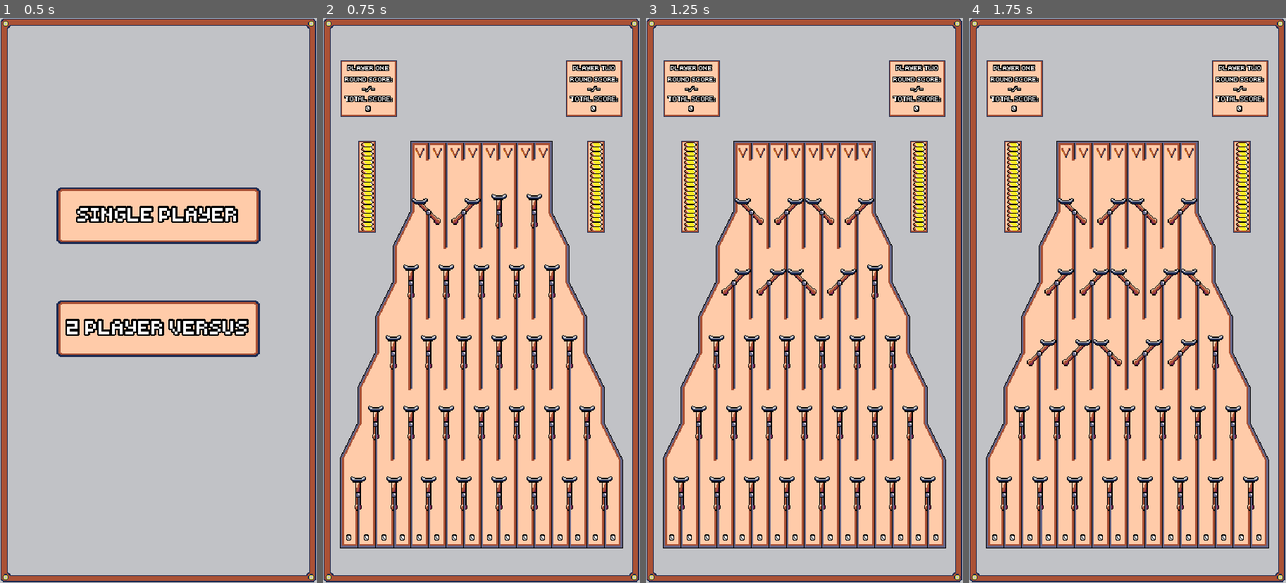
Above: before the commit, frames 1-4 (left to right).
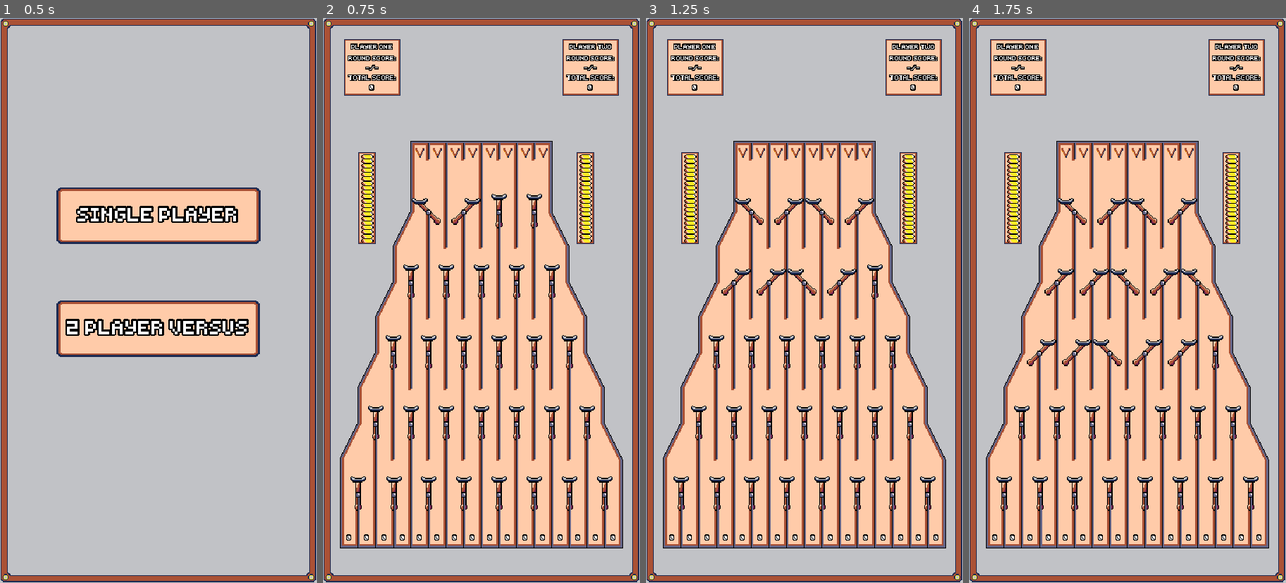
Above: after the commit, the same moments.

Repository: nico-bebop/Coin-Drop
Game: Godot game, scene res://menu/main_menu.tscn
The game is run twice, just before and just after one commit, with the same random seed, the same clock (stepped at 60 frames per second) and the same inputs.
Inputs (mouse positions are in pixels of both pictures, inside the frame that each line leads up to):
- Up to frame 1 (0.5 s): no input
- Up to frame 2 (0.75 s): click "2 PLAYER VERSUS" at 0.5 s
- Up to frame 3 (1.25 s): no input
- Up to frame 4 (1.75 s): move the mouse to (1064, 153) at 1.27 s; click (1064, 153) at 1.35 s

Frame 1 is identical in both runs. In frame 2, 5.9% of the frame differs, in the area x 5-95%, y 3-40%; in frame 3, 5.9%; in frame 4, 5.9%.

Commit message:
Versus mode code refactor (pre single player mode)

Diff:
--- a/board/board.gd
+++ b/board/board.gd
@@ -1,14 +1,19 @@
 extends Node2D
 
 const GameOver = preload("res://board/ui/game_over.tscn")
+const SinglePlayer = preload("res://board/turn_system/single_player.tscn")
+const Versus = preload("res://board/turn_system/versus.tscn")
 
 onready var coins = $Coins
+onready var turn_system = $TurnSystem
 
 signal board_ready
 
 
 func _ready():
+	set_game_mode()
 	randomize()
+
 	for switch in get_tree().get_nodes_in_group(Globals.GROUP_SWITCHES):
 		switch.set_random_position()
 		yield(switch.get("animation_player"), "animation_finished")
@@ -16,6 +21,15 @@
 	throw_random_coins()
 	yield(coins, "no_moving_coins")
 	emit_signal("board_ready")
+
+
+func set_game_mode():
+	match Globals.game_mode:
+		Globals.GameModes.SINGLE_PLAYER:
+			turn_system.current_system = SinglePlayer.instance()
+		Globals.GameModes.VERSUS:
+			turn_system.current_system = Versus.instance()
+	turn_system.add_child(turn_system.current_system)
 
 
 func throw_random_coins():
@@ -26,8 +40,8 @@
 		yield(get_tree().create_timer(0.2), "timeout")
 
 
-func _on_TurnSystem_game_over(players):
+func _on_TurnSystem_game_over(message):
 	var game_over = GameOver.instance()
 	add_child(game_over)
-	game_over.check_winner(players[0], players[1])
+	game_over.dialog_text = message
 	game_over.popup_centered()
--- a/board/board.tscn
+++ b/board/board.tscn
@@ -1,13 +1,12 @@
-[gd_scene load_steps=17 format=2]
+[gd_scene load_steps=16 format=2]
 
 [ext_resource path="res://assets/fonts/font_material.tres" type="Material" id=1]
 [ext_resource path="res://board/interactive_parts/upper_slots.tscn" type="PackedScene" id=2]
 [ext_resource path="res://board/fixed_parts/bottom_slots.tscn" type="PackedScene" id=3]
-[ext_resource path="res://board/ui/player.tscn" type="PackedScene" id=4]
 [ext_resource path="res://board/moving_parts/switch.tscn" type="PackedScene" id=5]
 [ext_resource path="res://board/board.gd" type="Script" id=7]
 [ext_resource path="res://assets/sprites/game/board.png" type="Texture" id=8]
-[ext_resource path="res://board/ui/turn_system.gd" type="Script" id=10]
+[ext_resource path="res://board/turn_system/turn_system.gd" type="Script" id=10]
 [ext_resource path="res://assets/sprites/ui/background.png" type="Texture" id=11]
 [ext_resource path="res://assets/sprites/ui/transition_background.png" type="Texture" id=12]
 [ext_resource path="res://assets/fonts/tinypixel.otf" type="DynamicFontData" id=13]
@@ -274,76 +273,14 @@
 margin_bottom = 40.0
 script = ExtResource( 10 )
 
-[node name="Player1" parent="TurnSystem" instance=ExtResource( 4 )]
-margin_left = 24.0
-margin_top = 24.0
-margin_right = 88.0
-margin_bottom = 88.0
-player_name = "PLAYER ONE"
-
-[node name="Scoreboard" parent="TurnSystem/Player1" index="0"]
-position = Vector2( 28, 56 )
-
-[node name="PlayerName" parent="TurnSystem/Player1" index="2"]
-margin_left = -2.0
-margin_top = 26.0
-margin_right = 58.0
-margin_bottom = 40.0
-
-[node name="Score" parent="TurnSystem/Player1" index="3"]
-margin_left = -2.0
-margin_top = 40.0
-margin_right = 58.0
-margin_bottom = 86.0
-
-[node name="CoinMeter" parent="TurnSystem/Player1" index="4"]
-margin_top = 115.0
-margin_bottom = 219.0
-
-[node name="Player2" parent="TurnSystem" instance=ExtResource( 4 )]
-margin_left = 272.0
-margin_top = 24.0
-margin_right = 336.0
-margin_bottom = 88.0
-player_name = "PLAYER TWO"
-
-[node name="Scoreboard" parent="TurnSystem/Player2" index="0"]
-position = Vector2( 36, 56 )
-
-[node name="PlayerName" parent="TurnSystem/Player2" index="2"]
-margin_left = 6.0
-margin_top = 26.0
-margin_right = 66.0
-margin_bottom = 40.0
-
-[node name="Score" parent="TurnSystem/Player2" index="3"]
-margin_left = 6.0
-margin_top = 40.0
-margin_right = 66.0
-margin_bottom = 86.0
-
-[node name="CoinMeter" parent="TurnSystem/Player2" index="4"]
-margin_left = 28.0
-margin_top = 115.0
-margin_right = 48.0
-margin_bottom = 219.0
-
 [connection signal="board_ready" from="." to="UpperSlots" method="_on_Board_board_ready"]
 [connection signal="board_ready" from="." to="BottomSlots" method="_on_Board_board_ready"]
 [connection signal="board_ready" from="." to="RoundTransition" method="_on_Board_board_ready"]
 [connection signal="board_ready" from="." to="TurnSystem" method="_on_Board_board_ready"]
-[connection signal="board_ready" from="." to="TurnSystem/Player1" method="_on_Board_board_ready"]
-[connection signal="board_ready" from="." to="TurnSystem/Player2" method="_on_Board_board_ready"]
-[connection signal="update_score" from="BottomSlots" to="TurnSystem/Player1" method="_on_BottomSlots_update_score"]
-[connection signal="update_score" from="BottomSlots" to="TurnSystem/Player2" method="_on_BottomSlots_update_score"]
+[connection signal="update_score" from="BottomSlots" to="TurnSystem" method="_on_BottomSlots_update_score"]
 [connection signal="no_moving_coins" from="Coins" to="TurnSystem" method="_on_Coins_no_moving_coins"]
 [connection signal="game_over" from="TurnSystem" to="." method="_on_TurnSystem_game_over"]
 [connection signal="game_over" from="TurnSystem" to="UpperSlots" method="_on_TurnSystem_game_over"]
 [connection signal="round_ended" from="TurnSystem" to="BottomSlots" method="_on_TurnSystem_round_ended"]
 [connection signal="round_ended" from="TurnSystem" to="RoundTransition" method="_on_TurnSystem_round_ended"]
-[connection signal="round_ended" from="TurnSystem" to="TurnSystem/Player1" method="_on_TurnSystem_round_ended"]
-[connection signal="round_ended" from="TurnSystem" to="TurnSystem/Player2" method="_on_TurnSystem_round_ended"]
 [connection signal="turn_ready" from="TurnSystem" to="UpperSlots" method="_on_TurnSystem_turn_ready"]
-
-[editable path="TurnSystem/Player1"]
-[editable path="TurnSystem/Player2"]
--- a/board/fixed_parts/bottom_slots.gd
+++ b/board/fixed_parts/bottom_slots.gd
@@ -1,6 +1,6 @@
 extends Node2D
 
-signal update_score
+signal update_score(value)
 
 
 func _on_Board_board_ready():
@@ -11,7 +11,7 @@
 	update_slots_score(current_round)
 
 
-func _on_ScoreSlot_add_score(value):
+func _on_ScoreSlot_coin_scored(value):
 	emit_signal("update_score", value)
 
 
--- a/board/fixed_parts/bottom_slots.tscn
+++ b/board/fixed_parts/bottom_slots.tscn
@@ -70,19 +70,19 @@
 position = Vector2( 300, 0 )
 scores = [ 2, 34, 9, 64 ]
 
-[connection signal="add_score" from="ScoreSlot1" to="." method="_on_ScoreSlot_add_score"]
-[connection signal="add_score" from="ScoreSlot2" to="." method="_on_ScoreSlot_add_score"]
-[connection signal="add_score" from="ScoreSlot3" to="." method="_on_ScoreSlot_add_score"]
-[connection signal="add_score" from="ScoreSlot4" to="." method="_on_ScoreSlot_add_score"]
-[connection signal="add_score" from="ScoreSlot5" to="." method="_on_ScoreSlot_add_score"]
-[connection signal="add_score" from="ScoreSlot6" to="." method="_on_ScoreSlot_add_score"]
-[connection signal="add_score" from="ScoreSlot7" to="." method="_on_ScoreSlot_add_score"]
-[connection signal="add_score" from="ScoreSlot8" to="." method="_on_ScoreSlot_add_score"]
-[connection signal="add_score" from="ScoreSlot9" to="." method="_on_ScoreSlot_add_score"]
-[connection signal="add_score" from="ScoreSlot10" to="." method="_on_ScoreSlot_add_score"]
-[connection signal="add_score" from="ScoreSlot11" to="." method="_on_ScoreSlot_add_score"]
-[connection signal="add_score" from="ScoreSlot12" to="." method="_on_ScoreSlot_add_score"]
-[connection signal="add_score" from="ScoreSlot13" to="." method="_on_ScoreSlot_add_score"]
-[connection signal="add_score" from="ScoreSlot14" to="." method="_on_ScoreSlot_add_score"]
-[connection signal="add_score" from="ScoreSlot15" to="." method="_on_ScoreSlot_add_score"]
-[connection signal="add_score" from="ScoreSlot16" to="." method="_on_ScoreSlot_add_score"]
+[connection signal="coin_scored" from="ScoreSlot1" to="." method="_on_ScoreSlot_coin_scored"]
+[connection signal="coin_scored" from="ScoreSlot2" to="." method="_on_ScoreSlot_coin_scored"]
+[connection signal="coin_scored" from="ScoreSlot3" to="." method="_on_ScoreSlot_coin_scored"]
+[connection signal="coin_scored" from="ScoreSlot4" to="." method="_on_ScoreSlot_coin_scored"]
+[connection signal="coin_scored" from="ScoreSlot5" to="." method="_on_ScoreSlot_coin_scored"]
+[connection signal="coin_scored" from="ScoreSlot6" to="." method="_on_ScoreSlot_coin_scored"]
+[connection signal="coin_scored" from="ScoreSlot7" to="." method="_on_ScoreSlot_coin_scored"]
+[connection signal="coin_scored" from="ScoreSlot8" to="." method="_on_ScoreSlot_coin_scored"]
+[connection signal="coin_scored" from="ScoreSlot9" to="." method="_on_ScoreSlot_coin_scored"]
+[connection signal="coin_scored" from="ScoreSlot10" to="." method="_on_ScoreSlot_coin_scored"]
+[connection signal="coin_scored" from="ScoreSlot11" to="." method="_on_ScoreSlot_coin_scored"]
+[connection signal="coin_scored" from="ScoreSlot12" to="." method="_on_ScoreSlot_coin_scored"]
+[connection signal="coin_scored" from="ScoreSlot13" to="." method="_on_ScoreSlot_coin_scored"]
+[connection signal="coin_scored" from="ScoreSlot14" to="." method="_on_ScoreSlot_coin_scored"]
+[connection signal="coin_scored" from="ScoreSlot15" to="." method="_on_ScoreSlot_coin_scored"]
+[connection signal="coin_scored" from="ScoreSlot16" to="." method="_on_ScoreSlot_coin_scored"]
--- a/board/fixed_parts/score_slot.gd
+++ b/board/fixed_parts/score_slot.gd
@@ -11,11 +11,11 @@
 onready var coin_score_audio = $CoinScoreAudio
 onready var confetti_effect = $Confetti
 
-signal add_score(value)
+signal coin_scored(score)
 
 
 func _on_ScoreSlot_body_entered(coin):
-	emit_signal("add_score", slot_score * coin.get("multiplier"))
+	emit_signal("coin_scored", slot_score * coin.get("multiplier"))
 	coin_score_audio.play()
 	confetti_effect.emitting = true
 	coin.queue_free()
--- a/board/globals.gd
+++ b/board/globals.gd
@@ -16,3 +16,7 @@
 const GROUP_SWITCHES = "Switches"
 const GROUP_SLOTS = "Slots"
 const GROUP_COINS = "Coins"
+const GROUP_PLAYERS = "Players"
+
+enum GameModes { SINGLE_PLAYER, VERSUS }
+var game_mode
--- a/board/ui/player.gd
+++ b/board/turn_system/player.gd
@@ -13,7 +13,7 @@
 onready var animation_player = $AnimationPlayer
 onready var coin_meter = $CoinMeter
 onready var score = $Score
-onready var turn_system = $".."
+onready var turn_system = get_parent()
 onready var tween = $Tween
 
 
@@ -21,11 +21,14 @@
 	$PlayerName.text = player_name
 
 
-func _on_Board_board_ready():
+func reset_scoreboard():
 	set_label_text()
 	empty_coin_meter()
 	yield(tween, "tween_completed")
-	set_max_coin_meter()
+
+	if turn_system.current_round != Globals.FINAL_ROUND:
+		update_coin_meter()
+		set_max_coin_meter()
 
 
 func set_label_text():
@@ -56,24 +59,13 @@
 	tween.start()
 
 
+func update_score(value):
+	total_score += value
+	round_score[turn_system.current_round] += value
+	set_label_text()
+	update_coin_meter()
+
+
 func set_active(value):
 	active = value
 	highlight_active_player()
-
-
-func _on_TurnSystem_round_ended(current_round):
-	set_label_text()
-	empty_coin_meter()
-	yield(tween, "tween_completed")
-
-	if current_round != Globals.FINAL_ROUND:
-		update_coin_meter()
-		set_max_coin_meter()
-
-
-func _on_BottomSlots_update_score(value):
-	if turn_system.current_turn == self:
-		total_score += value
-		round_score[turn_system.current_round] += value
-		set_label_text()
-		update_coin_meter()
--- a/board/ui/player.tscn
+++ b/board/turn_system/player.tscn
@@ -1,11 +1,11 @@
 [gd_scene load_steps=9 format=2]
 
 [ext_resource path="res://assets/fonts/font_material.tres" type="Material" id=1]
-[ext_resource path="res://board/ui/player.gd" type="Script" id=2]
-[ext_resource path="res://assets/fonts/default7px.tres" type="DynamicFont" id=3]
-[ext_resource path="res://assets/sprites/ui/scoreboard.png" type="Texture" id=4]
-[ext_resource path="res://assets/sprites/ui/coin_meter.png" type="Texture" id=5]
-[ext_resource path="res://assets/sprites/ui/coin_meter_full.png" type="Texture" id=6]
+[ext_resource path="res://assets/sprites/ui/coin_meter.png" type="Texture" id=2]
+[ext_resource path="res://assets/sprites/ui/scoreboard.png" type="Texture" id=3]
+[ext_resource path="res://assets/sprites/ui/coin_meter_full.png" type="Texture" id=4]
+[ext_resource path="res://assets/fonts/default7px.tres" type="DynamicFont" id=5]
+[ext_resource path="res://board/turn_system/player.gd" type="Script" id=6]
 
 [sub_resource type="Animation" id=4]
 resource_name = "Highlight"
@@ -39,14 +39,14 @@
 "values": [ 0 ]
 }
 
-[node name="Player" type="Control"]
+[node name="Player" type="Control" groups=["Players"]]
 margin_right = 64.0
 margin_bottom = 64.0
-script = ExtResource( 2 )
+script = ExtResource( 6 )
 
 [node name="Scoreboard" type="Sprite" parent="."]
 position = Vector2( 32, 32 )
-texture = ExtResource( 4 )
+texture = ExtResource( 3 )
 hframes = 2
 
 [node name="AnimationPlayer" type="AnimationPlayer" parent="."]
--- /dev/null
+++ b/board/turn_system/single_player.gd
@@ -0,0 +1 @@
+extends "res://board/turn_system/turn_system.gd"
--- /dev/null
+++ b/board/turn_system/single_player.tscn
@@ -0,0 +1,11 @@
+[gd_scene load_steps=3 format=2]
+
+[ext_resource path="res://board/turn_system/single_player.gd" type="Script" id=1]
+[ext_resource path="res://board/turn_system/player.tscn" type="PackedScene" id=3]
+
+[node name="SinglePlayer" type="Control"]
+margin_right = 40.0
+margin_bottom = 40.0
+script = ExtResource( 1 )
+
+[node name="Player" parent="." instance=ExtResource( 3 )]
--- /dev/null
+++ b/board/turn_system/turn_system.gd
@@ -0,0 +1,43 @@
+extends Control
+
+var current_turn setget set_turn
+var current_round = 0 setget set_round
+var current_system
+
+signal game_over(message)
+signal turn_ready
+signal round_ended(current_round)
+
+
+func _on_Board_board_ready():
+	current_system.start()
+
+
+func _on_Coins_no_moving_coins():
+	check_change_round()
+	if current_system.current_round == Globals.FINAL_ROUND:
+		emit_signal("game_over", current_system.game_over_message())
+		return
+	current_system.next_turn()
+	emit_signal("turn_ready")
+
+
+func _on_BottomSlots_update_score(value):
+	for player in get_tree().get_nodes_in_group(Globals.GROUP_PLAYERS):
+		if current_system.current_turn == player:
+			player.update_score(value)
+
+
+func check_change_round():
+	if current_system.should_change_round():
+		current_system.set_round(current_system.current_round + 1)
+		emit_signal("round_ended", current_system.current_round)
+		current_system.start_round()
+
+
+func set_turn(value):
+	current_turn = value
+
+
+func set_round(value):
+	current_round = value
--- /dev/null
+++ b/board/turn_system/versus.gd
@@ -0,0 +1,41 @@
+extends "res://board/turn_system/turn_system.gd"
+
+onready var player1 = $Player1
+onready var player2 = $Player2
+
+
+func start():
+	start_round()
+	change_active_player(player1, player2)
+
+
+func next_turn():
+	match current_turn:
+		player1:
+			change_active_player(player2, player1)
+		player2:
+			change_active_player(player1, player2)
+
+
+func should_change_round():
+	return current_turn == player2 && (player1.required_score_met() || player2.required_score_met())
+
+
+func change_active_player(active_player, inactive_player):
+	set_turn(active_player)
+	active_player.set_active(true)
+	inactive_player.set_active(false)
+
+
+func start_round():
+	player1.reset_scoreboard()
+	player2.reset_scoreboard()
+
+
+func game_over_message():
+	if player1.total_score > player2.total_score:
+		return player1.player_name + Globals.WINS
+	elif player2.total_score > player1.total_score:
+		return player2.player_name + Globals.WINS
+	else:
+		return Globals.TIE
--- /dev/null
+++ b/board/turn_system/versus.tscn
@@ -0,0 +1,23 @@
+[gd_scene load_steps=3 format=2]
+
+[ext_resource path="res://board/turn_system/versus.gd" type="Script" id=2]
+[ext_resource path="res://board/turn_system/player.tscn" type="PackedScene" id=3]
+
+[node name="Versus" type="Control"]
+margin_right = 40.0
+margin_bottom = 40.0
+script = ExtResource( 2 )
+
+[node name="Player1" parent="." instance=ExtResource( 3 )]
+margin_left = 24.0
+margin_top = 24.0
+margin_right = 88.0
+margin_bottom = 88.0
+player_name = "PLAYER ONE"
+
+[node name="Player2" parent="." instance=ExtResource( 3 )]
+margin_left = 272.0
+margin_top = 24.0
+margin_right = 336.0
+margin_bottom = 88.0
+player_name = "PLAYER TWO"
--- a/board/ui/game_over.gd
+++ b/board/ui/game_over.gd
@@ -4,14 +4,6 @@
 func _ready():
 	get_ok().text = Globals.PLAY_AGAIN
 
+
 func _on_GameOver_confirmed():
 	var _err = get_parent().get_tree().reload_current_scene()
-
-
-func check_winner(player1, player2):
-	if player1.total_score > player2.total_score:
-		dialog_text = player1.player_name + Globals.WINS
-	elif player2.total_score > player1.total_score:
-		dialog_text = player2.player_name + Globals.WINS
-	else:
-		dialog_text = Globals.TIE
--- a/board/ui/turn_system.gd
+++ /dev/null
@@ -1,53 +0,0 @@
-extends Control
-
-var current_turn setget set_turn
-var current_round = 0 setget set_round
-var scores = [10, 40, 20, 80]
-
-onready var player1 = $Player1
-onready var player2 = $Player2
-
-signal game_over(players)
-signal turn_ready
-signal round_ended(current_round)
-
-
-func _on_Board_board_ready():
-	change_active_player(player1, player2)
-
-
-func set_current_player():
-	match current_turn:
-		player1:
-			change_active_player(player2, player1)
-		player2:
-			change_active_player(player1, player2)
-
-
-func check_change_round():
-	if (player1.required_score_met() || player2.required_score_met()) && current_turn == player2:
-		set_round(current_round + 1)
-		emit_signal("round_ended", current_round)
-
-
-func change_active_player(active_player, inactive_player):
-	set_turn(active_player)
-	active_player.set_active(true)
-	inactive_player.set_active(false)
-
-
-func _on_Coins_no_moving_coins():
-	check_change_round()
-	if current_round == Globals.FINAL_ROUND:
-		emit_signal("game_over", [player1, player2])
-		return
-	set_current_player()
-	emit_signal("turn_ready")
-
-
-func set_turn(value):
-	current_turn = value
-
-
-func set_round(value):
-	current_round = value
--- a/menu/main_menu.gd
+++ b/menu/main_menu.gd
@@ -2,8 +2,13 @@
 
 
 func _on_SinglePlayer_pressed():
-	pass
+	start_game(Globals.GameModes.SINGLE_PLAYER)
 
 
 func _on_Versus_pressed():
+	start_game(Globals.GameModes.VERSUS)
+
+
+func start_game(game_mode):
+	Globals.game_mode = game_mode
 	var _err = get_tree().change_scene("res://board/board.tscn")
Not shown: 3 places in board/turn_system/player.tscn that only renumber resources
